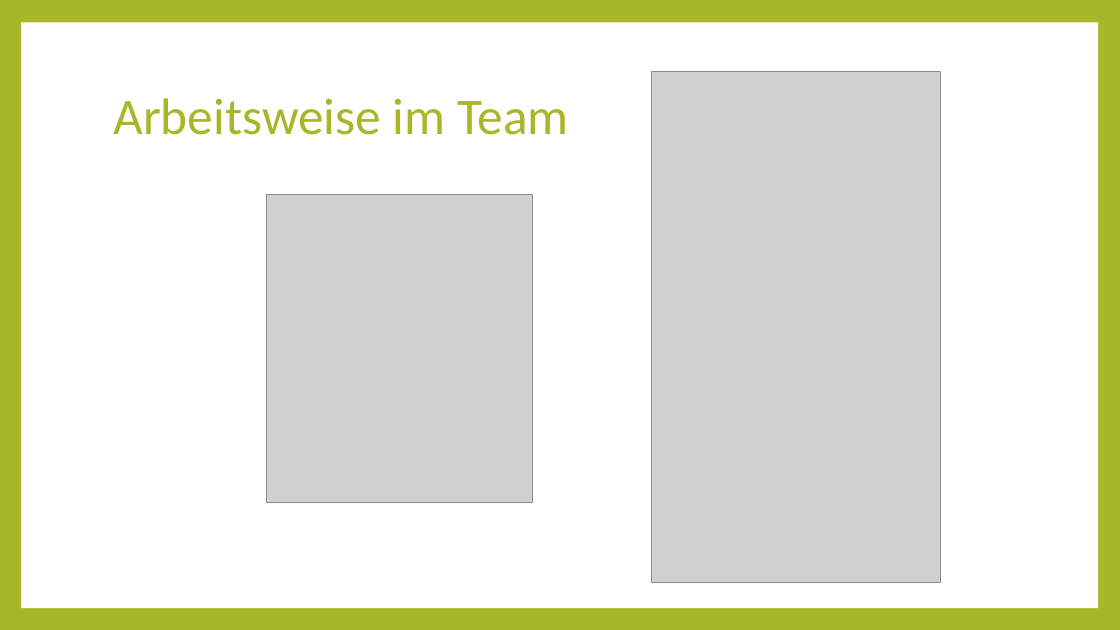
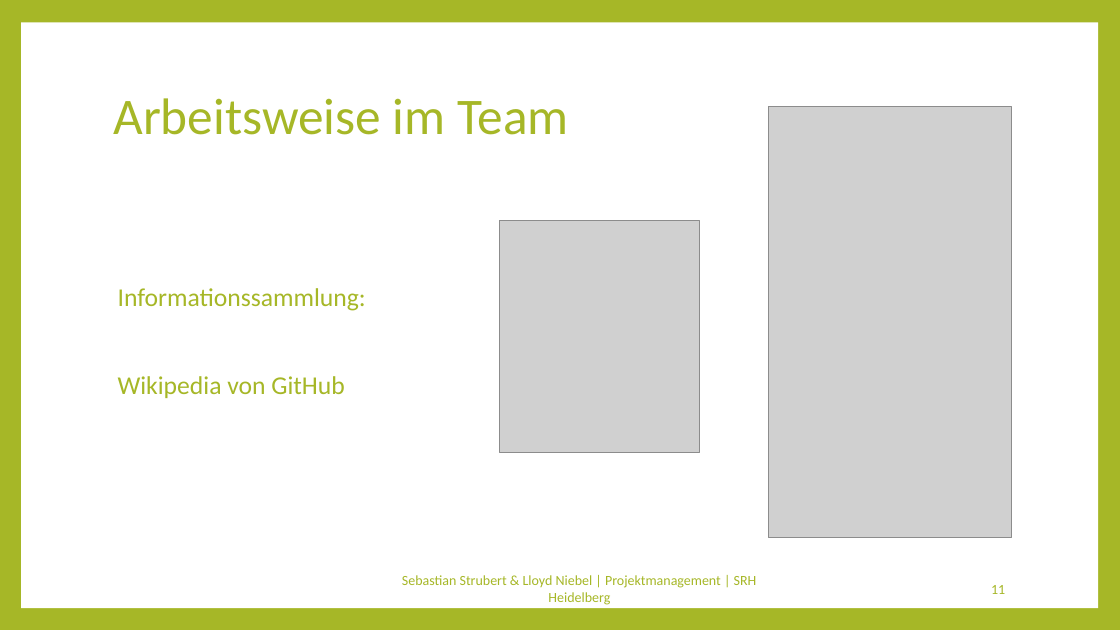
Before and after one commit to Kulu-M/KanBan-App, a slide deck: slide 11 of KanBan-App/Documents/Abschlusspräsentation/Projektmanagement.pptx (slide 9 before the commit). Drawn at 1120x630 pixels with LibreOffice and Linux fonts; fonts in the diff are those of the drawing; grey boxes stand for pictures. Boxes give left, top, right and bottom in pixels: in the first picture for what was removed or moved away, otherwise in the second. Text is boxed around its words. In the diff, an @@ line names an element or a change of style, - is before the commit and + after.

```diff
--- a/KanBan-App/Documents/Abschlusspräsentation/Projektmanagement.pptx
+++ b/KanBan-App/Documents/Abschlusspräsentation/Projektmanagement.pptx
@@ picture: place and size @@
-picture at <box>652,71,941,582</box>
+picture at <box>769,107,1012,538</box>
@@ picture: place and size @@
-picture at <box>266,195,533,503</box>
+picture at <box>499,220,699,452</box>
@@ text added at <box>118,288,366,398</box>, 22 pt, text #A6B727 @@
+Informationssammlung:
+Wikipedia von GitHub
@@ text added at <box>402,575,757,605</box>, 12 pt, text #A6B727 @@
+Sebastian Strubert & Lloyd Niebel | Projektmanagement | SRH Heidelberg
@@ page number added at <box>991,585,1005,594</box>, 12 pt, text #A6B727 @@
+11
```
Also in this commit, not shown: 20 other slides changed, 14 slides added, 7 slides removed.
